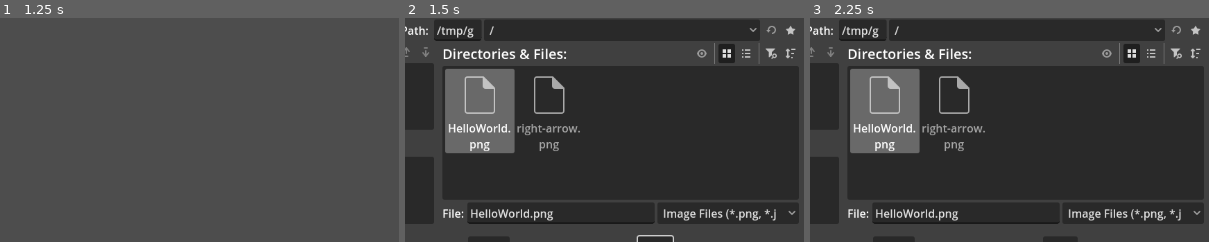
Above: before the commit, frames 1-3 (left to right).
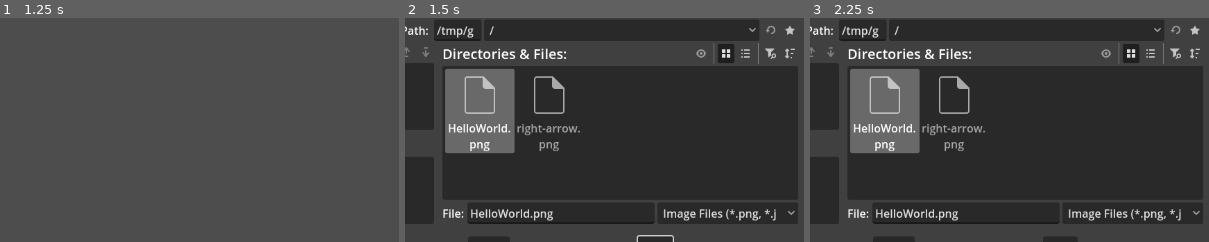
Above: after the commit, the same moments.

Repository: thelvm/godot-pietlang-ide
Game: Godot game, scene res://main.tscn
Two runs of this game, one before a commit and one after it. Both use one fixed random seed, a clock stepped at 60 frames per second and the inputs below.
Inputs (mouse positions are % of the whole screen's width and height, from its top left):
- Up to frame 1 (1.25 s): click "Step" at 0.5 s
- Up to frame 2 (1.5 s): click "Import Image" at 1.25 s
- Up to frame 3 (2.25 s): click (4, 4) at 2 s
The pictures show only the part of the screen within x 9-58%, y 1-51%; the shares and areas given below are measured in that part.

Frame 1 is identical in both runs. In frame 2, 0.3% of the frame differs, in the area x 72-98%, y 3-88%; in frame 3, 0.3%.
Error in both runs: Cannot call method 'get_pixelv' on a null value. (res://pietlang_interpreter.gd:81)

Commit message:
Add greater and pointer instructions

Diff:
--- a/pietlang_interpreter.gd
+++ b/pietlang_interpreter.gd
@@ -286,6 +286,13 @@
 	stack_updated.emit()
 
 
+##  Pops the top two values off the stack, and pushes 1 on to the stack if the second top value is greater than the top value, and pushes 0 if it is not greater.
+func piet_greater() -> void:
+	var top_value := stack.pop()
+	var bottom_value := stack.pop()
+	stack.push(bottom_value > top_value)
+
+
 ## Pushes the value of the colour block just exited on to the stack.
 func piet_push(value: int) -> void:
 	stack.push(value)
@@ -299,6 +306,13 @@
 		stack.remove_at(stack.size() - 1)
 		cc_direction = (cc_direction + abs(value)) % 2
 
+
+## Pops the top value off the stack and rotates the DP clockwise that many steps (anticlockwise if negative).
+func piet_pointer() -> void:
+	var value := stack.pop()
+	dp_direction += value % 4
+
+
 ## Pushes a copy of the top value on the stack on to the stack.
 func piet_duplicate() -> void:
 	var value := stack.pop()
